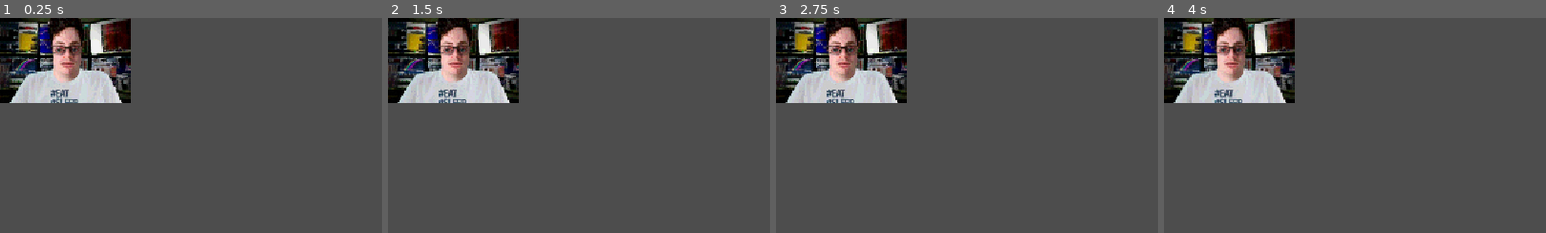
Above: before the commit, frames 1-4 (left to right).
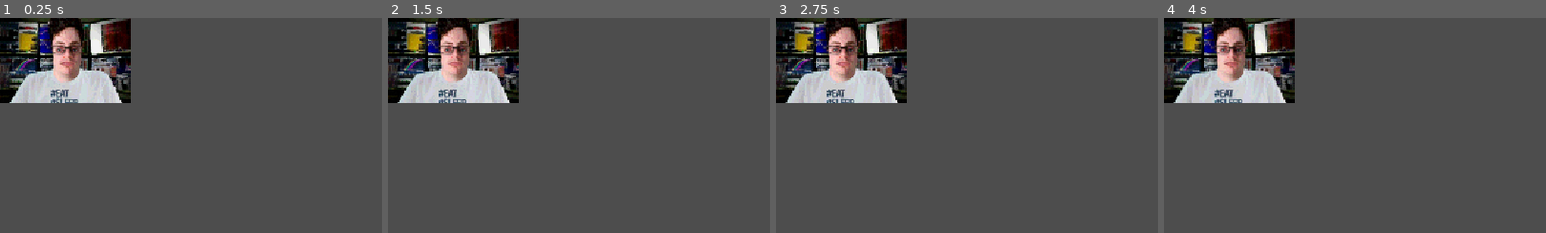
Above: after the commit, the same moments.

Repository: lzzrdwzzrd/conversation-corporation
Game: Godot game, scene res://data/characters/scenes/businessman.tscn
Same seed, same stepped clock (60 frames per second), same inputs: the game is played once before the commit and once after it. This scene is started directly instead of the project's main scene.
Inputs:
- Up to frame 1 (0.25 s): no input
- Up to frame 2 (1.5 s): tap Enter at 0.5 s
- Up to frame 3 (2.75 s): tap Space at 2 s
- Up to frame 4 (4 s): tap Enter at 3.5 s
The pictures show only the part of the screen within x 0-50%, y 0-50%; the shares and areas given below are measured in that part.

The runs differ from the first frame. In frame 1, 0.2% of the frame differs, in the area x 14-22%, y 13-24%; in frame 2, 0.2%; in frame 3, 0.1%; in frame 4, 0.2%.
Error in both runs: Invalid assignment of property or key 'wait_time' with value of type 'float' on a base object of type 'null instance'. (res://data/characters/scripts/pieter_te…

Commit message:
guru and casino

Diff:
--- a/data/characters/scenes/businessman.tscn
+++ b/data/characters/scenes/businessman.tscn
@@ -50,8 +50,8 @@
 frame = 1
 
 [node name="EyeRight" type="Sprite2D" parent="SubViewportContainer/SubViewport/Background/Businessman" index="2" unique_id=1687755837]
-position = Vector2(-24.175941, -24.175907)
-scale = Vector2(0.24086663, 0.26587647)
+position = Vector2(-24.175903, -27.22821)
+scale = Vector2(0.19194573, 0.21187599)
 texture = ExtResource("5_dkc3u")
 hframes = 4
 vframes = 4
@@ -59,15 +59,15 @@
 
 [node name="EyeRight2" type="Sprite2D" parent="SubViewportContainer/SubViewport/Background/Businessman" index="3" unique_id=842279749]
 position = Vector2(44.898182, -27.629623)
-scale = Vector2(0.22737546, 0.24030721)
+scale = Vector2(0.18119463, 0.19149989)
 texture = ExtResource("5_dkc3u")
 hframes = 4
 vframes = 4
 frame = 15
 
 [node name="Mouth" type="Sprite2D" parent="SubViewportContainer/SubViewport/Background/Businessman" index="4" unique_id=860317057]
-position = Vector2(13.814831, 37.990776)
-scale = Vector2(0.14642924, 0.20451757)
+position = Vector2(13.814819, 35.101715)
+scale = Vector2(0.1606524, 0.17396669)
 texture = ExtResource("5_dkc3u")
 hframes = 2
 vframes = 4
--- /dev/null
+++ b/data/characters/scenes/casino_guy.tscn
@@ -0,0 +1,73 @@
+[gd_scene format=3 uid="uid://dc0ekdumpsbb0"]
+
+[ext_resource type="PackedScene" uid="uid://cosiljv6epx1" path="res://data/character_portrait.tscn" id="1_7agb4"]
+[ext_resource type="Script" uid="uid://v2kfj3j4wufo" path="res://data/characters/scripts/pieter_teal.gd" id="2_1lhjp"]
+[ext_resource type="Texture2D" uid="uid://d4duslgs55ige" path="res://assets/casino_guy/casino_back.png" id="3_7agb4"]
+[ext_resource type="Texture2D" uid="uid://bcjdps4xkbbnm" path="res://assets/casino_guy/casino_blank.png" id="4_1lhjp"]
+[ext_resource type="Texture2D" uid="uid://bh3ainkuqksu8" path="res://assets/casino_guy/Casino_featuresheet.png" id="5_b13g3"]
+
+[node name="DsMod" unique_id=1095612352 instance=ExtResource("1_7agb4")]
+script = ExtResource("2_1lhjp")
+
+[node name="SubViewport" parent="SubViewportContainer" parent_id_path=PackedInt32Array(68375400) index="0" unique_id=424813258]
+canvas_item_default_texture_filter = 2
+positional_shadow_atlas_size = 0
+positional_shadow_atlas_quad_0 = 0
+positional_shadow_atlas_quad_1 = 0
+positional_shadow_atlas_quad_2 = 0
+positional_shadow_atlas_quad_3 = 0
+
+[node name="Background" type="TextureRect" parent="SubViewportContainer/SubViewport" index="0" unique_id=32766126]
+clip_contents = true
+anchors_preset = 15
+anchor_right = 1.0
+anchor_bottom = 1.0
+grow_horizontal = 2
+grow_vertical = 2
+texture = ExtResource("3_7agb4")
+expand_mode = 3
+stretch_mode = 6
+
+[node name="CasinoGuy" type="Sprite2D" parent="SubViewportContainer/SubViewport/Background" index="0" unique_id=1503015403]
+position = Vector2(99.86102, 51.931362)
+scale = Vector2(0.26973918, 0.26973927)
+texture = ExtResource("4_1lhjp")
+
+[node name="EyebrowRight" type="Sprite2D" parent="SubViewportContainer/SubViewport/Background/CasinoGuy" index="0" unique_id=722849891]
+position = Vector2(-64.80522, -54.45932)
+scale = Vector2(0.299342, 0.299342)
+texture = ExtResource("5_b13g3")
+hframes = 4
+vframes = 4
+
+[node name="EyebrowLeft" type="Sprite2D" parent="SubViewportContainer/SubViewport/Background/CasinoGuy" index="1" unique_id=943070337]
+position = Vector2(33.759644, -58.308594)
+scale = Vector2(0.29934195, 0.29934195)
+texture = ExtResource("5_b13g3")
+hframes = 4
+vframes = 4
+frame = 1
+
+[node name="EyeRight" type="Sprite2D" parent="SubViewportContainer/SubViewport/Background/CasinoGuy" index="2" unique_id=1687755837]
+position = Vector2(-66.39307, -19.837097)
+scale = Vector2(0.32482493, 0.32482493)
+texture = ExtResource("5_b13g3")
+hframes = 4
+vframes = 4
+frame = 14
+
+[node name="EyeRight2" type="Sprite2D" parent="SubViewportContainer/SubViewport/Background/CasinoGuy" index="3" unique_id=842279749]
+position = Vector2(32.827087, -26.100708)
+scale = Vector2(0.3290018, 0.3290018)
+texture = ExtResource("5_b13g3")
+hframes = 4
+vframes = 4
+frame = 15
+
+[node name="Mouth" type="Sprite2D" parent="SubViewportContainer/SubViewport/Background/CasinoGuy" index="4" unique_id=860317057]
+position = Vector2(-10.453003, 67.539856)
+scale = Vector2(0.2861247, 0.2861247)
+texture = ExtResource("5_b13g3")
+hframes = 2
+vframes = 4
+frame = 6
--- a/data/characters/scenes/grand_ma.tscn
+++ b/data/characters/scenes/grand_ma.tscn
@@ -28,19 +28,19 @@
 expand_mode = 3
 stretch_mode = 6
 
-[node name="DsMod" type="Sprite2D" parent="SubViewportContainer/SubViewport/Background" index="0" unique_id=1503015403]
+[node name="GrandMa" type="Sprite2D" parent="SubViewportContainer/SubViewport/Background" index="0" unique_id=1503015403]
 position = Vector2(99.19699, 29.888346)
 scale = Vector2(0.15895402, 0.15895402)
 texture = ExtResource("4_t70vh")
 
-[node name="EyebrowRight" type="Sprite2D" parent="SubViewportContainer/SubViewport/Background/DsMod" index="0" unique_id=722849891]
+[node name="EyebrowRight" type="Sprite2D" parent="SubViewportContainer/SubViewport/Background/GrandMa" index="0" unique_id=722849891]
 position = Vector2(-119.402954, 282.92474)
 scale = Vector2(0.4394652, 0.4394652)
 texture = ExtResource("5_5vbw2")
 hframes = 4
 vframes = 4
 
-[node name="EyebrowLeft" type="Sprite2D" parent="SubViewportContainer/SubViewport/Background/DsMod" index="1" unique_id=943070337]
+[node name="EyebrowLeft" type="Sprite2D" parent="SubViewportContainer/SubViewport/Background/GrandMa" index="1" unique_id=943070337]
 position = Vector2(23.925196, 290.09427)
 scale = Vector2(0.4394652, 0.4394652)
 texture = ExtResource("5_5vbw2")
@@ -48,7 +48,7 @@
 vframes = 4
 frame = 1
 
-[node name="EyeRight" type="Sprite2D" parent="SubViewportContainer/SubViewport/Background/DsMod" index="2" unique_id=1687755837]
+[node name="EyeRight" type="Sprite2D" parent="SubViewportContainer/SubViewport/Background/GrandMa" index="2" unique_id=1687755837]
 position = Vector2(-133.35303, 334.13232)
 scale = Vector2(0.4746623, 0.4746623)
 texture = ExtResource("5_5vbw2")
@@ -56,15 +56,15 @@
 vframes = 4
 frame = 14
 
-[node name="EyeRight2" type="Sprite2D" parent="SubViewportContainer/SubViewport/Background/DsMod" index="3" unique_id=842279749]
-position = Vector2(30.229004, 338.30762)
+[node name="EyeRight2" type="Sprite2D" parent="SubViewportContainer/SubViewport/Background/GrandMa" index="3" unique_id=842279749]
+position = Vector2(23.937866, 332.0166)
 scale = Vector2(0.48076594, 0.48076594)
 texture = ExtResource("5_5vbw2")
 hframes = 4
 vframes = 4
 frame = 15
 
-[node name="Mouth" type="Sprite2D" parent="SubViewportContainer/SubViewport/Background/DsMod" index="4" unique_id=860317057]
+[node name="Mouth" type="Sprite2D" parent="SubViewportContainer/SubViewport/Background/GrandMa" index="4" unique_id=860317057]
 position = Vector2(-45.277214, 491.41037)
 scale = Vector2(0.34350884, 0.34350884)
 texture = ExtResource("5_5vbw2")
--- /dev/null
+++ b/data/characters/scenes/guru.tscn
@@ -0,0 +1,73 @@
+[gd_scene format=3 uid="uid://cxsook6kwmbn"]
+
+[ext_resource type="PackedScene" uid="uid://cosiljv6epx1" path="res://data/character_portrait.tscn" id="1_4822n"]
+[ext_resource type="Script" uid="uid://v2kfj3j4wufo" path="res://data/characters/scripts/pieter_teal.gd" id="2_1smqt"]
+[ext_resource type="Texture2D" uid="uid://j8f21pv2lfdo" path="res://assets/guru/guru_back.png" id="3_4822n"]
+[ext_resource type="Texture2D" uid="uid://ccywgiit2nwv8" path="res://assets/guru/guru_blank.png" id="4_1smqt"]
+[ext_resource type="Texture2D" uid="uid://b6pwedbuvvqht" path="res://assets/guru/Guru_featuresheet.png" id="5_bhxhd"]
+
+[node name="DsMod" unique_id=1095612352 instance=ExtResource("1_4822n")]
+script = ExtResource("2_1smqt")
+
+[node name="SubViewport" parent="SubViewportContainer" parent_id_path=PackedInt32Array(68375400) index="0" unique_id=424813258]
+canvas_item_default_texture_filter = 2
+positional_shadow_atlas_size = 0
+positional_shadow_atlas_quad_0 = 0
+positional_shadow_atlas_quad_1 = 0
+positional_shadow_atlas_quad_2 = 0
+positional_shadow_atlas_quad_3 = 0
+
+[node name="Background" type="TextureRect" parent="SubViewportContainer/SubViewport" index="0" unique_id=32766126]
+clip_contents = true
+anchors_preset = 15
+anchor_right = 1.0
+anchor_bottom = 1.0
+grow_horizontal = 2
+grow_vertical = 2
+texture = ExtResource("3_4822n")
+expand_mode = 3
+stretch_mode = 6
+
+[node name="Guru" type="Sprite2D" parent="SubViewportContainer/SubViewport/Background" index="0" unique_id=1503015403]
+position = Vector2(99.86102, 51.931362)
+scale = Vector2(0.38862145, 0.38862157)
+texture = ExtResource("4_1smqt")
+
+[node name="EyebrowRight" type="Sprite2D" parent="SubViewportContainer/SubViewport/Background/Guru" index="0" unique_id=722849891]
+position = Vector2(-18.487549, -54.45935)
+scale = Vector2(0.18651918, 0.18651918)
+texture = ExtResource("5_bhxhd")
+hframes = 4
+vframes = 4
+
+[node name="EyebrowLeft" type="Sprite2D" parent="SubViewportContainer/SubViewport/Background/Guru" index="1" unique_id=943070337]
+position = Vector2(33.759644, -55.73535)
+scale = Vector2(0.18651915, 0.18651915)
+texture = ExtResource("5_bhxhd")
+hframes = 4
+vframes = 4
+frame = 1
+
+[node name="EyeRight" type="Sprite2D" parent="SubViewportContainer/SubViewport/Background/Guru" index="2" unique_id=1687755837]
+position = Vector2(-20.227966, -38.42135)
+scale = Vector2(0.16523068, 0.16523068)
+texture = ExtResource("5_bhxhd")
+hframes = 4
+vframes = 4
+frame = 14
+
+[node name="EyeRight2" type="Sprite2D" parent="SubViewportContainer/SubViewport/Background/Guru" index="3" unique_id=842279749]
+position = Vector2(35.50992, -38.241234)
+scale = Vector2(0.18575281, 0.18575281)
+texture = ExtResource("5_bhxhd")
+hframes = 4
+vframes = 4
+frame = 15
+
+[node name="Mouth" type="Sprite2D" parent="SubViewportContainer/SubViewport/Background/Guru" index="4" unique_id=860317057]
+position = Vector2(10.650415, 18.189003)
+scale = Vector2(0.17087652, 0.16518946)
+texture = ExtResource("5_bhxhd")
+hframes = 2
+vframes = 4
+frame = 6
Binary file added: assets/casino_guy/Casino_featuresheet.png
Not shown, added: assets/casino_guy/Casino_featuresheet.png.import
Binary file added: assets/casino_guy/casino_back.png
Not shown, added: assets/casino_guy/casino_back.png.import
Binary file added: assets/casino_guy/casino_blank.png
Not shown, added: assets/casino_guy/casino_blank.png.import
Binary file added: assets/guru/Guru_featuresheet.png
Not shown, added: assets/guru/Guru_featuresheet.png.import
Binary file added: assets/guru/guru_back.png
Not shown, added: assets/guru/guru_back.png.import
Binary file added: assets/guru/guru_blank.png
Not shown, added: assets/guru/guru_blank.png.import
